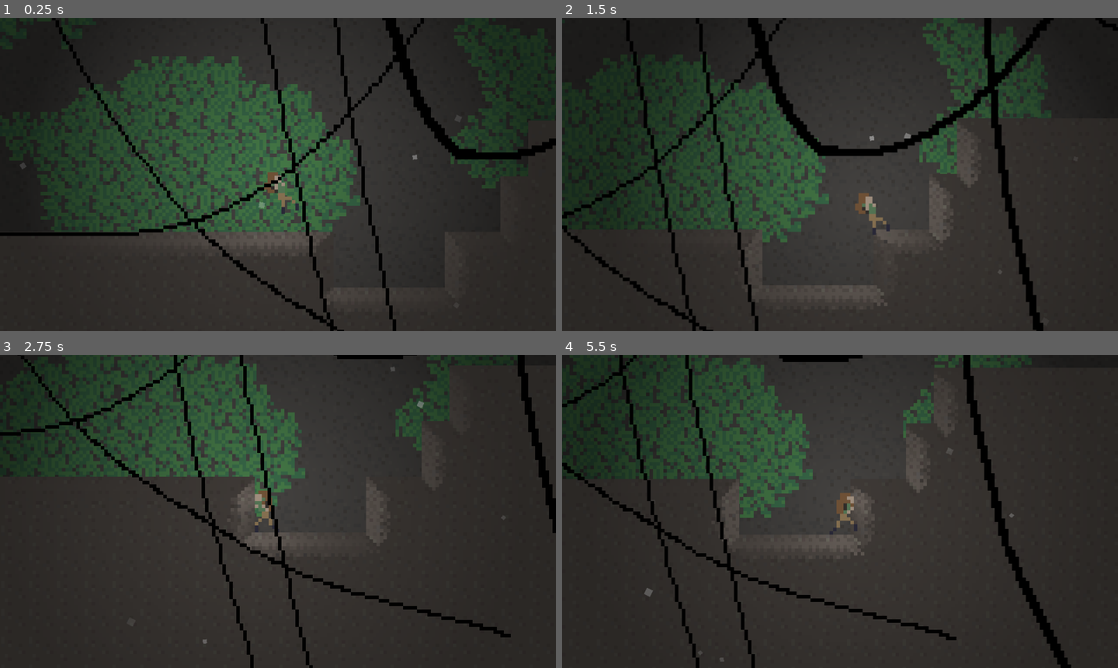
Above: before the commit, frames 1-4 (two rows, left to right).
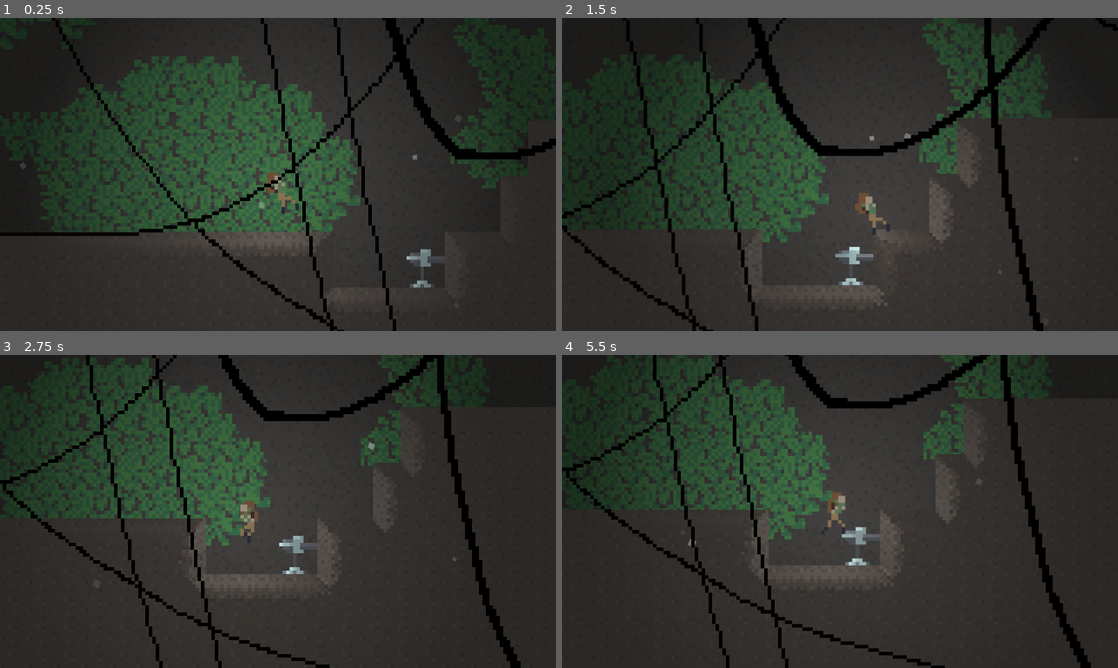
Above: after the commit, the same moments.

Repository: EpicBettaFish/trijam314
Game: Godot game, scene res://scenes/rowanTestScene.tscn
Same seed, same stepped clock (60 frames per second), same inputs: the game is played once before the commit and once after it. The project has no main scene, so this scene is started directly.
Inputs:
- Up to frame 1 (0.25 s): no input
- Up to frame 2 (1.5 s): hold D (right) from 0.53 s (still down); tap Up (jump) at 0.77 s
- Up to frame 3 (2.75 s): tap Up (jump) at 1.52 s; release D (right) at 2.03 s; hold Left (left) from 2.03 s (still down)
- Up to frame 4 (5.5 s): release Left (left) at 2.78 s; hold D (right) 2.78-4.28 s; tap Up (jump) at 3.02, 3.77, 4.52 s; hold Left (left) 4.28-5.03 s; hold D (right) from 5.03 s (still down)

The runs differ from the first frame. In frame 1, 0.3% of the frame differs, in the area x 73-80%, y 73-87%; in frame 2, 0.3%; in frame 3, 21%, in the area x 0-100%, y 0-100%; in frame 4, 19%.

Commit message:
bridgeProjector

Diff:
--- a/scenes/base_scene.tscn
+++ b/scenes/base_scene.tscn
@@ -460,7 +460,7 @@
 offsets = PackedFloat32Array(0, 0.526667, 1)
 colors = PackedColorArray(1, 1, 1, 0, 1, 1, 1, 0.568627, 1, 1, 1, 0)
 
-[node name="BaseScene" type="Node2D"]
+[node name="BaseScene2" type="Node2D"]
 
 [node name="Walls" type="TileMapLayer" parent="."]
 tile_map_data = PackedByteArray("AAAFAAQAAAACAAEAAAAFAAMAAAAEAAAAAAAFAAIAAAADAAEAAAAFAAEAAAADAAAAAAAEAAQAAAACAAEAAAAEAA …(9104 unchanged characters)…
--- /dev/null
+++ b/scenes/bridgeProjector.tscn
@@ -0,0 +1,35 @@
+[gd_scene load_steps=7 format=3 uid="uid://co2uejkkf3y16"]
+
+[ext_resource type="Script" uid="uid://bmb8ogv330wpp" path="res://scripts/bridgeProjector.gd" id="1_rt7e1"]
+[ext_resource type="Texture2D" uid="uid://dt1ehpsnwedgx" path="res://assets/sprites/turret.png" id="2_o3qgf"]
+[ext_resource type="Texture2D" uid="uid://bcxw4lj2gyotj" path="res://assets/sprites/turret_norm.png" id="3_jpdkx"]
+
+[sub_resource type="CanvasTexture" id="CanvasTexture_485p4"]
+diffuse_texture = ExtResource("2_o3qgf")
+normal_texture = ExtResource("3_jpdkx")
+
+[sub_resource type="RectangleShape2D" id="RectangleShape2D_x3mc5"]
+size = Vector2(11, 11)
+
+[sub_resource type="RectangleShape2D" id="RectangleShape2D_485p4"]
+size = Vector2(1, 2)
+
+[node name="bridgeProjector" type="StaticBody2D"]
+script = ExtResource("1_rt7e1")
+
+[node name="Sprite2D" type="Sprite2D" parent="."]
+position = Vector2(0, -6)
+texture = SubResource("CanvasTexture_485p4")
+flip_h = true
+
+[node name="CollisionShape2D" type="CollisionShape2D" parent="."]
+position = Vector2(0.5, -5.5)
+shape = SubResource("RectangleShape2D_x3mc5")
+
+[node name="Raycast" type="RayCast2D" parent="."]
+position = Vector2(0, -8)
+target_position = Vector2(1000, 0)
+
+[node name="bridgeCollider" type="CollisionShape2D" parent="."]
+position = Vector2(0.5, -8)
+shape = SubResource("RectangleShape2D_485p4")
--- a/scenes/rowanTestScene.tscn
+++ b/scenes/rowanTestScene.tscn
@@ -1,5 +1,13 @@
-[gd_scene load_steps=2 format=3 uid="uid://rp0wkguvlsac"]
+[gd_scene load_steps=3 format=3 uid="uid://rp0wkguvlsac"]
 
 [ext_resource type="PackedScene" uid="uid://dyr4gk2ymlpgv" path="res://scenes/base_scene.tscn" id="1_oua2f"]
+[ext_resource type="PackedScene" uid="uid://co2uejkkf3y16" path="res://scenes/bridgeProjector.tscn" id="2_wlsoq"]
 
 [node name="BaseScene" instance=ExtResource("1_oua2f")]
+
+[node name="TEST LIGHT KILL LATER" parent="Player" index="4"]
+position = Vector2(0, 0)
+
+[node name="bridgeProjector" parent="." index="4" instance=ExtResource("2_wlsoq")]
+position = Vector2(74, 24)
+leftFacing = true
--- a/scenes/turret.tscn
+++ b/scenes/turret.tscn
@@ -1,28 +1,28 @@
-[gd_scene load_steps=6 format=3 uid="uid://co2uejkkf3y16"]
+[gd_scene load_steps=6 format=3 uid="uid://dd5yne12iuins"]
 
 [ext_resource type="Script" uid="uid://bjw5eib8u4uwa" path="res://scripts/turret.gd" id="1_el7wl"]
 [ext_resource type="Texture2D" uid="uid://dt1ehpsnwedgx" path="res://assets/sprites/turret.png" id="2_el7wl"]
 [ext_resource type="Texture2D" uid="uid://bcxw4lj2gyotj" path="res://assets/sprites/turret_norm.png" id="3_485p4"]
 
+[sub_resource type="RectangleShape2D" id="RectangleShape2D_x3mc5"]
+size = Vector2(11, 11)
+
 [sub_resource type="CanvasTexture" id="CanvasTexture_485p4"]
 diffuse_texture = ExtResource("2_el7wl")
 normal_texture = ExtResource("3_485p4")
 
-[sub_resource type="RectangleShape2D" id="RectangleShape2D_x3mc5"]
-size = Vector2(11, 11)
-
 [node name="Turret" type="StaticBody2D"]
 script = ExtResource("1_el7wl")
+
+[node name="CollisionShape2D" type="CollisionShape2D" parent="."]
+position = Vector2(0.5, -5.5)
+shape = SubResource("RectangleShape2D_x3mc5")
 
 [node name="Sprite2D" type="Sprite2D" parent="."]
 position = Vector2(0, -6)
 texture = SubResource("CanvasTexture_485p4")
 flip_h = true
 
-[node name="CollisionShape2D" type="CollisionShape2D" parent="."]
-position = Vector2(0.5, -5.5)
-shape = SubResource("RectangleShape2D_x3mc5")
-
 [node name="BULLETDIR" type="RayCast2D" parent="."]
 position = Vector2(5, -8)
 target_position = Vector2(20, 0)
--- /dev/null
+++ b/scripts/bridgeProjector.gd
@@ -0,0 +1,14 @@
+extends StaticBody2D
+
+@onready var raycast = $Raycast
+@onready var bridgeCollider = $bridgeCollider
+@export var leftFacing: bool = false
+
+func _ready() -> void:
+	if leftFacing:
+		raycast.target_position.x = -1000
+
+func _process(delta: float) -> void:
+	if raycast.is_colliding():
+		bridgeCollider.scale.x = to_local(raycast.get_collision_point()).x
+		bridgeCollider.position.x = to_local(raycast.get_collision_point()).x / 2
Not shown: 1 places in scenes/base_scene.tscn that only renumber resources
Not shown, added: scripts/bridgeProjector.gd.uid
